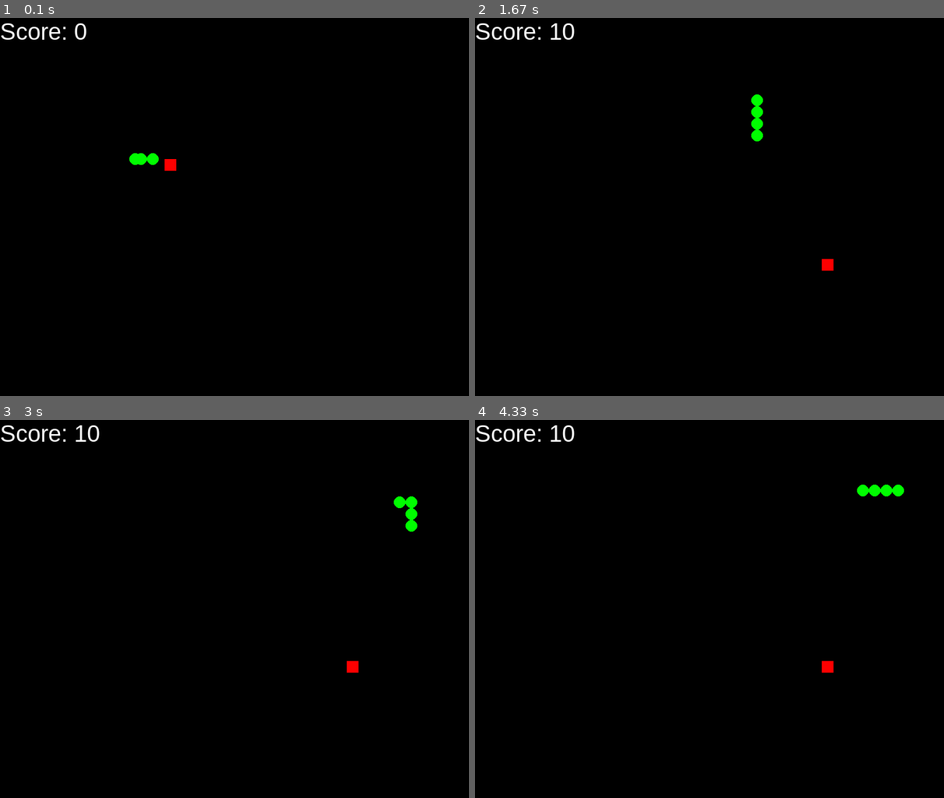
Above: before the commit, frames 1-4 (two rows, left to right).
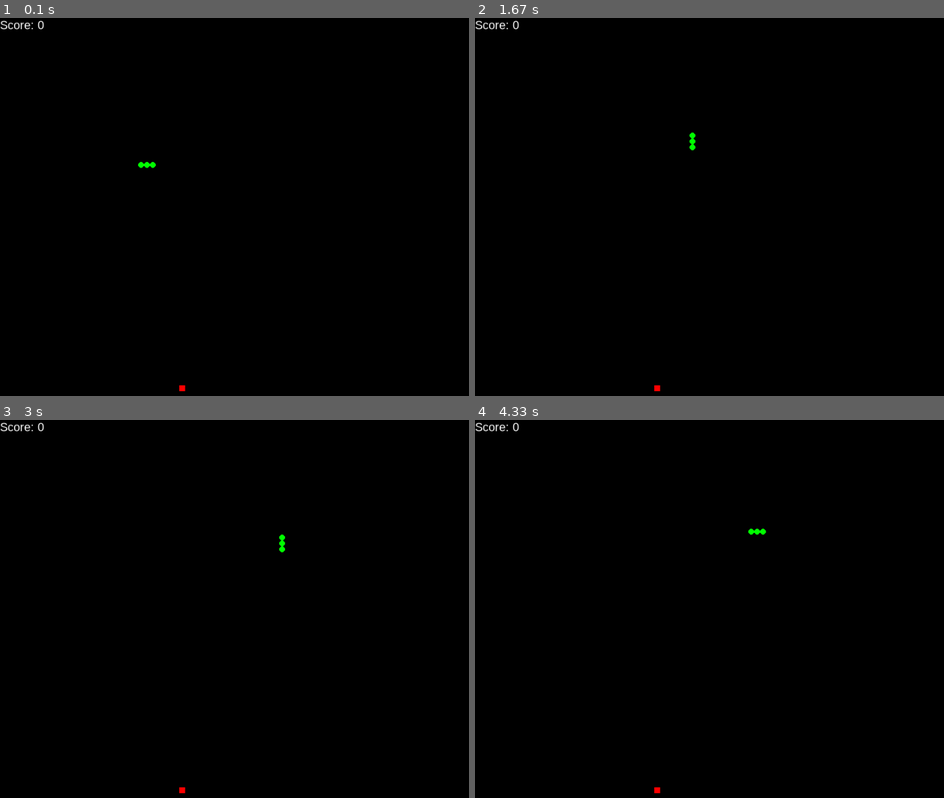
Above: after the commit, the same moments.

Repository: Pipplip/Python_Playground
Game: pygame game, started from Projekte/Games/Snake.py
Two runs of this game, one before a commit and one after it. Both use one fixed random seed, a clock stepped at 60 frames per second and the inputs below.
Inputs:
- Up to frame 1 (0.1 s): no input
- Up to frame 2 (1.67 s): tap Enter at 0.33 s; hold Up 1.17-1.63 s
- Up to frame 3 (3 s): hold Right 1.67-2.13 s; hold Left 2.17-2.7 s; hold Down from 2.73 s (still down)
- Up to frame 4 (4.33 s): release Down at 3.03 s; hold Left 3.07-3.47 s; hold Up 3.5-3.87 s; hold Right from 3.9 s (still down)

The runs differ from the first frame. In frame 1, 0.7% of the frame differs, in the area x 0-40%, y 0-99%; in frame 2, 0.9%, in the area x 0-77%, y 0-99%; in frame 3, 0.9%; in frame 4, 0.9%.

Commit message:
Bugfixes

Diff:
--- a/Projekte/Games/Snake.py
+++ b/Projekte/Games/Snake.py
@@ -1,13 +1,8 @@
-'''
-install pygame: pip install pygame
-
-pygame Bildschirm beginnt oben links bei x=0, y=0
-'''
-
-import pygame
+import pygame, sys
+from pygame.constants import QUIT
 from enum import Enum
+import time
 import random
-import time
 
 class Direction(Enum):
     UP = 1
@@ -15,37 +10,38 @@
     RIGHT = 3
     LEFT = 4
 
-speed = 10 # 10fps
+screen_width = 1080
+screen_height = 720
 
-window_width = 1080
-window_height = 720
-
-scale = 20
-
+''' pygame Initialisieren '''
 pygame.init()
 pygame.display.set_caption("Snake") # Titel setzen
-window = pygame.display.set_mode((window_width, window_height))
+screen = pygame.display.set_mode((screen_width, screen_height))
 
-refresh_controller = pygame.time.Clock() # refresh rate (fps)
+''' fps einstellen '''
+clock = pygame.time.Clock()
+global fps
+fps = 10
 
-snake_position = [250, 250] # Startpunkt der Snake (x, y)
-snake_body = [[250, 250], [240, 250], [230, 250]] # 3 Bloecke ist die Snake am Anfnag gross
+''' Snake '''
+snake_position = [250,250]
+snake_body = [[250,250], [240,250], [230,250]]
 
+''' Food '''
 food_position = [0,0]
-food_position[0] = 290
-food_position[1] = 250
-#food_position[0] = random.randint(5, ((window_width - 2) // scale)) * scale
-#food_position[1] = random.randint(5, ((window_height - 2) // scale)) * scale
+food_position[0] = round(random.randint(5, screen_width - 5), -1)
+food_position[1] = round(random.randint(5, screen_height - 5), -1)
 
-global score
+global score, dec_count
 score = 0 # Punktestand
+dec_count = 0 # Hilfsvariable um das Spiel schneller zu machen
 
 def handle_keys(direction):
-    """ Funktion fuer Tasten-Druecke"""
     new_direction = direction
-    # pygame.event.get(): # alle events die in pygame auftreten koennen
-    for event in [e for e in pygame.event.get() if e.type == pygame.KEYDOWN]: # nur Tasten-Events abfragen
-        # print(event)
+    for event in [e for e in pygame.event.get() if e.type == pygame.KEYDOWN or e.type == pygame.QUIT]: # nur Tasten-Events abfragen
+        if event.type == pygame.QUIT:
+            pygame.quit()
+            sys.exit()
         if event.key == pygame.K_UP and direction != Direction.DOWN: # man darf nur nach oben, wenn man zuvor nicht nach unten laeuft
             new_direction = Direction.UP
         if event.key == pygame.K_DOWN and direction != Direction.UP:
@@ -63,13 +59,13 @@
 def move_snake(direction):
     """ hier werden nur die Koordiaten gesetzt, repaint kuemmert sich um die Anzeige"""
     if direction == Direction.UP:
-        snake_position[1] -= scale
+        snake_position[1] -= 10
     if direction == Direction.DOWN:
-        snake_position[1] += scale
+        snake_position[1] += 10
     if direction == Direction.LEFT:
-        snake_position[0] -= scale
+        snake_position[0] -= 10
     if direction == Direction.RIGHT:
-        snake_position[0] += scale
+        snake_position[0] += 10
 
     snake_body.insert(0, list(snake_position))
 
@@ -77,59 +73,63 @@
     print("food " + str(food_position))
     print("snake " + str(snake_position))
     print("\n")
-    global score
+    global score, dec_count
     # pruefe ob der Kopf der Snake mit der food position uebereinstimmt
     #if abs(snake_position[0] - food_position[0]) < 20 and abs(snake_position[1] - food_position[1]) < 20:
     if snake_position[0] == food_position[0] and snake_position[1] == food_position[1]:
         score += 10
+        dec_count += 10
         generate_new_food()
     else:
         snake_body.pop() # letzte Element der Snake abnehmen
 
 def generate_new_food():
-    food_position[0] = random.randint(5, ((window_width - 2) // scale)) * scale
-    food_position[1] = random.randint(5, ((window_height - 2) // scale)) * scale
+    food_position[0] = round(random.randint(5, ((screen_width))), -1)
+    food_position[1] = round(random.randint(5, ((screen_height))), -1)
 
 def repaint():
-    window.fill(pygame.Color(0,0,0)) # Hintergrundfarbe
+    screen.fill(pygame.Color(0,0,0)) # Hintergrundfarbe
     for body in snake_body:
-        pygame.draw.circle(window, pygame.Color(0, 255, 0), (body[0] - scale/2, body[1] - scale/2), scale/2)
-        #pygame.draw.circle(window, pygame.Color(0,255,0), (body[0], body[1]), scale/2)
+        pygame.draw.circle(screen, pygame.Color(0, 255, 0), (body[0], body[1]), 5)
+        # (surface, color, center, radius)
 
-    pygame.draw.rect(window, pygame.Color(255,0,0), pygame.Rect(food_position[0] - scale/2, food_position[1] - scale/2, scale, scale))
+    pygame.draw.rect(screen, pygame.Color(255,0,0), pygame.Rect(food_position[0]-5, food_position[1]-5, 10, 10))
+    # (surface, color, Rect(left, top, width, height))
 
 def game_over():
     """ check if game over"""
-    if snake_position[0] < 0 or snake_position[0] > window_width - 10:
+    if snake_position[0] < 0 or snake_position[0] > screen_width - 10:
         game_over_message()
-    if snake_position[1] < 0 or snake_position[1] > window_height - 10:
+    if snake_position[1] < 0 or snake_position[1] > screen_height - 10:
         game_over_message()
     for blob in snake_body[1:]:
         if snake_position[0] == blob[0] and snake_position[1] == blob[1]:
             game_over_message()
 
 def game_over_message():
-    font = pygame.font.SysFont('Arial', scale*3)
+    font = pygame.font.SysFont('Arial', 30)
     render = font.render(f"Score: {score}", True, pygame.Color(255,255,255))
     rect = render.get_rect()
-    rect.midtop = (window_width / 2, window_height / 2)
-    window.blit(render, rect)
+    rect.midtop = (screen_width / 2, screen_height / 2)
+    screen.blit(render, rect)
     pygame.display.flip() # aktualisiert die Anzeige
-    time.sleep(5)
+    time.sleep(2)
     pygame.quit()
     exit(0)
 
 def paint_hud():
-    font = pygame.font.SysFont("Arial", scale*2)
+    font = pygame.font.SysFont("Arial", 20)
     render = font.render(f"Score: {score}", True, pygame.Color(255,255,255))
     rect = render.get_rect()
-    window.blit(render, rect)
+    screen.blit(render, rect)
     pygame.display.flip() # aktualisiert die Anzeige
     #time.sleep(10)
 
 
 def game_loop():
+
     direction = Direction.RIGHT # Anfangsrichtung nach rechts
+    ''' gameloop erstellen '''
     while True:
         direction = handle_keys(direction)
         move_snake(direction)
@@ -137,9 +137,14 @@
         repaint()
         game_over()
         paint_hud()
+        global fps, dec_count
+        if dec_count == 100:
+            fps += 5
+            dec_count = 0
+
+        ''' Canvas updaten '''
         pygame.display.update()
-        refresh_controller.tick(speed) # speed = refresh Wert
-        #time.sleep(1)
+        clock.tick(fps)
 
 
 if __name__ == "__main__":
--- a/Projekte/Games/test.py
+++ b/Projekte/Games/test.py
@@ -1,3 +1,5 @@
+import random
+
 dict_cubes = {} # { (0,0) : BLACK, (1,1) : ORANGE}
 BLACK = (0,0,0)
 GREY = (10,10,10)
@@ -11,3 +13,6 @@
 
 print(dict_cubes)
 #print(cube_1)
+
+for i in range(50):
+    print(str(round(random.randint(5, 1080 - 2), -1)))
